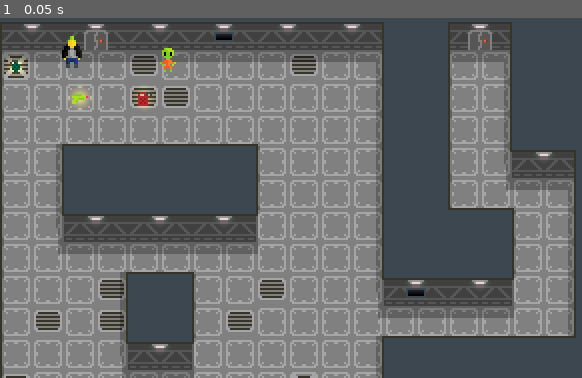
Above: before the commit, frame 1.
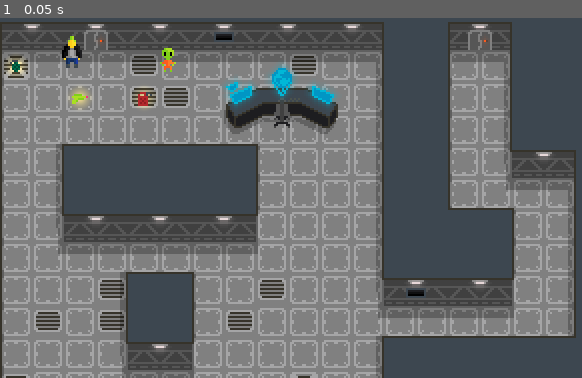
Above: after the commit, the same moment.

Repository: CrankyCranton/Godot-Jam-3
Game: Godot game, scene res://assets/tiles/tiles_test.tscn
Same seed, same stepped clock (60 frames per second), same inputs: the game is played once before the commit and once after it. The project has no main scene, so this scene is started directly.
Inputs:
- Up to frame 1 (0.05 s): no input

The runs differ from the first frame. In frame 1, 2.3% of the frame differs, in the area x 38-59%, y 13-33%.

Commit message:
Command panel draft 1

Diff:
--- a/assets/tiles/tiles_test.tscn
+++ b/assets/tiles/tiles_test.tscn
@@ -7,6 +7,7 @@
 [ext_resource type="Texture2D" uid="uid://c03srpav2opc7" path="res://assets/items/laser_gun/laser_gun.png" id="5_sk122"]
 [ext_resource type="Texture2D" uid="uid://dc6numek7ase5" path="res://assets/items/item_glow/item_glow.png" id="6_bkpu8"]
 [ext_resource type="Texture2D" uid="uid://cpv6honmno36t" path="res://assets/alien/alien.png" id="7_pmbjv"]
+[ext_resource type="Texture2D" uid="uid://cs5f7dqc1w4yu" path="res://assets/command_panel/command_panel.png" id="8_c6e1i"]
 
 [sub_resource type="TileSetAtlasSource" id="TileSetAtlasSource_fj53s"]
 texture = ExtResource("1_hm024")
@@ -410,3 +411,7 @@
 [node name="Alien" type="Sprite2D" parent="."]
 position = Vector2(84, 19)
 texture = ExtResource("7_pmbjv")
+
+[node name="CommandPanel" type="Sprite2D" parent="."]
+position = Vector2(141, 34)
+texture = ExtResource("8_c6e1i")
Binary file added: assets/command_panel/command_panel.png
Not shown, added: assets/command_panel/command_panel.png.import
Not shown, added: assets/debris/debris.png.import
Not shown: 1 places in assets/tiles/tiles_test.tscn that only renumber resources
Not shown, added: assets/command_panel/command_panel.pxo
